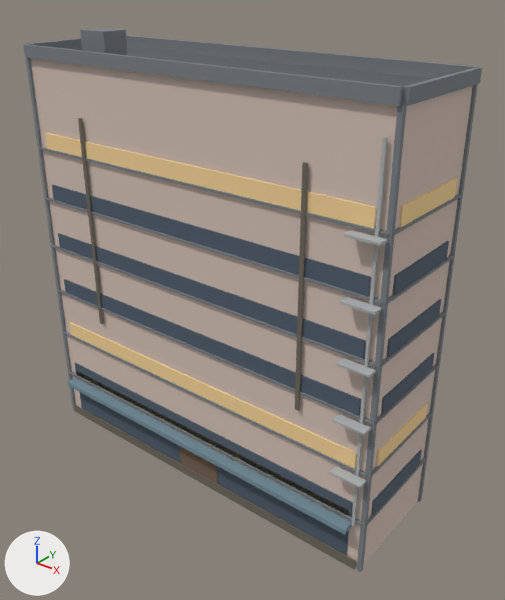
The glTF model public/buildings/lot_3x1.glb: old version first, new version second.
Camera for both pictures: a camera (50 mm lens) standing at (34.5, -23.7, 27.7) and looking at (12.8, 3.4, 10.9). Arrows for +X, +Y and +Z are at lower left; the lights stay in place. The older version comes first. Vertices at exactly the same position are counted once.

Names of what the first picture shows: 'lot_3x1'.
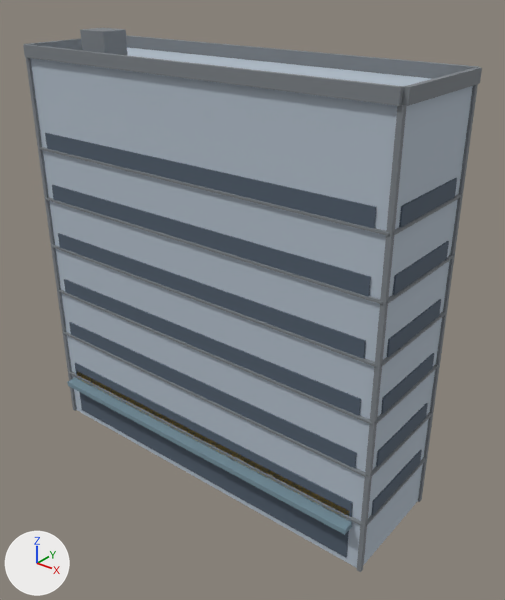
Pixel boxes (x1, y1, x2, y2) of what changed, in the pictures (505 x 600 px):
'lot_3x1', recoloured, reshaped
    both: (23, 28, 482, 572)
part 1 of me_lot_3x1, deleted
    before: (74, 47, 434, 570)
part 2 of me_lot_3x1, recoloured
    both: (45, 133, 457, 468)

Edits to the bpy script that builds the scene:
```text
Change mat_lot_3x1:
    mat_lot_3x1.base_color: (0.68, 0.55, 0.48) -> (0.45, 0.52, 0.6)  # pale pink #d7c4b8 -> light grey #b3bfcb
Change me_lot_3x1:
    used by ob_lot_3x1; location = (0.0, 0.0, 0.0)
    remove me_lot_3x1.from_pydata(...)  # 572 vertices, 876 faces; spans x -0.2..22.8, y -0.8..6.8, z 0.0..24.5
    add me_lot_3x1.from_pydata(...)  # 476 vertices, 732 faces; spans x -0.2..22.8, y -0.8..6.8, z 0.0..24.5
    me_lot_3x1 part 1: 12 loose pieces with 96 vertices, spanning x 0.2..22.5, y -0.8..6.7, z 0.0..23.0, are deleted
    me_lot_3x1 part 2: 48 faces spanning x 0.7..22.6, y -0.1..5.8, z 6.0..19.0 switch from mat_lot_3x1_lit_glass (beige #f9d799) to mat_lot_3x1_glass (greyish blue #505d6c)
    remove me_lot_3x1.materials.append(mat_lot_3x1_roof_felt)  # dark grey #595d61
    remove me_lot_3x1.materials.append(mat_lot_3x1_door)  # brown #766150
    remove me_lot_3x1.materials.append(mat_lot_3x1_dirt)  # brown #6f695d
    remove me_lot_3x1.materials.append(mat_lot_3x1_metal)  # grey #b1b5b6
```
